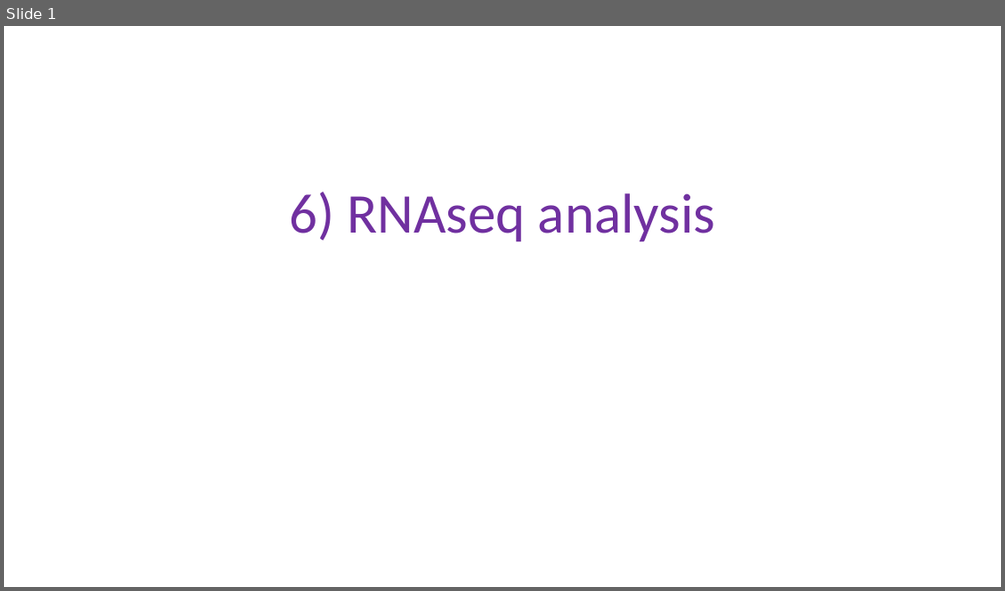
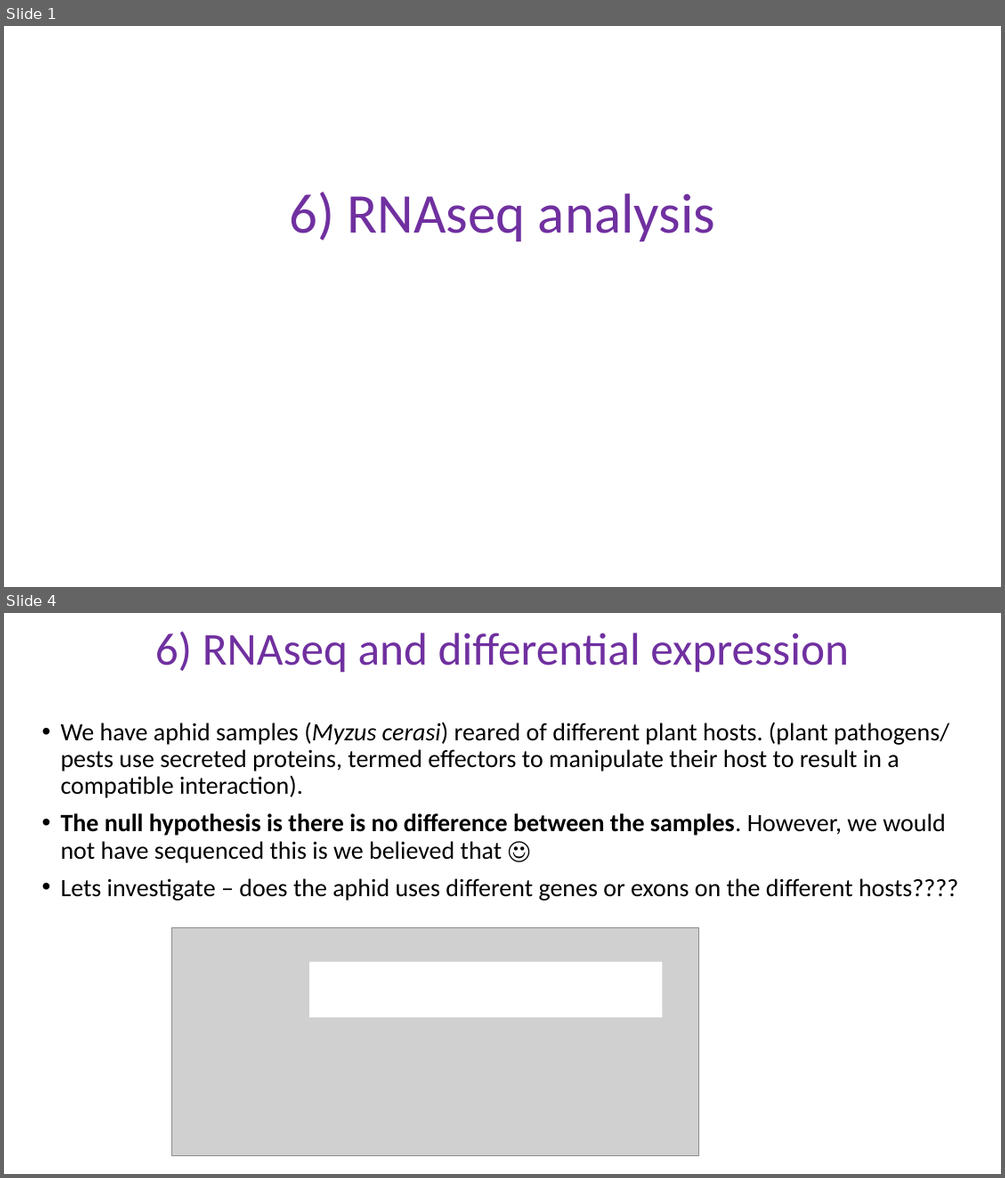
Before and after one commit to schlogl2017/RNAseq_workshop, a slide deck: powerpoint/6_RNAseq_DE.pptx. Shown one above the other, each under a label of ours: slide 1 before the commit, slides 1 and 4 after it; the slides between them are not shown. The pictures are 1005x591 and 1005x1178 pixels, drawn with LibreOffice and Linux fonts; fonts in the diff are those of the drawing; grey boxes stand for pictures. Boxes give left, top, right and bottom in pixels: in the first picture for what was removed or moved away, otherwise in the second. Text is boxed around its words. In the diff, an @@ line names an element or a change of style, - is before the commit and + after.

```diff
--- a/powerpoint/6_RNAseq_DE.pptx
+++ b/powerpoint/6_RNAseq_DE.pptx
@@ slide 4 added at (4,613,1001,1174), background #FFFFFF @@
@@ title added at (155,631,849,673), 44 pt, text #7030A0 @@
+6) RNAseq and differential expression
@@ text added at (61,722,958,900), 24 pt, text #000000 @@
+• We have aphid samples (Myzus cerasi) reared of different plant hosts. (plant pathogens/ pests use secreted proteins, termed effectors to manipulate their host to result in a compatible interaction).
+• The null hypothesis is there is no difference between the samples. However, we would not have sequenced this is we believed that ☺
+• Lets investigate – does the aphid uses different genes or exons on the different hosts????
@@ picture added at (172,928,699,1155) @@
@@ rectangle added at (309,962,662,1018), fill #FFFFFF @@
```
Also in this commit, not shown: 1 slide changed, 17 other slides added, 19 slides removed, 6 other files.
